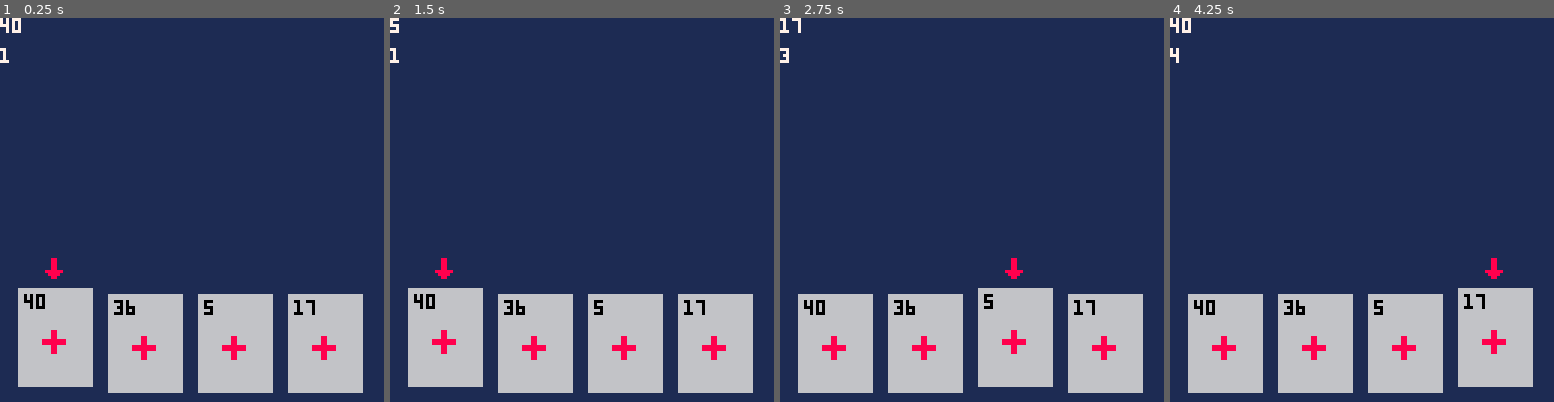
Above: before the commit, frames 1-4 (left to right).
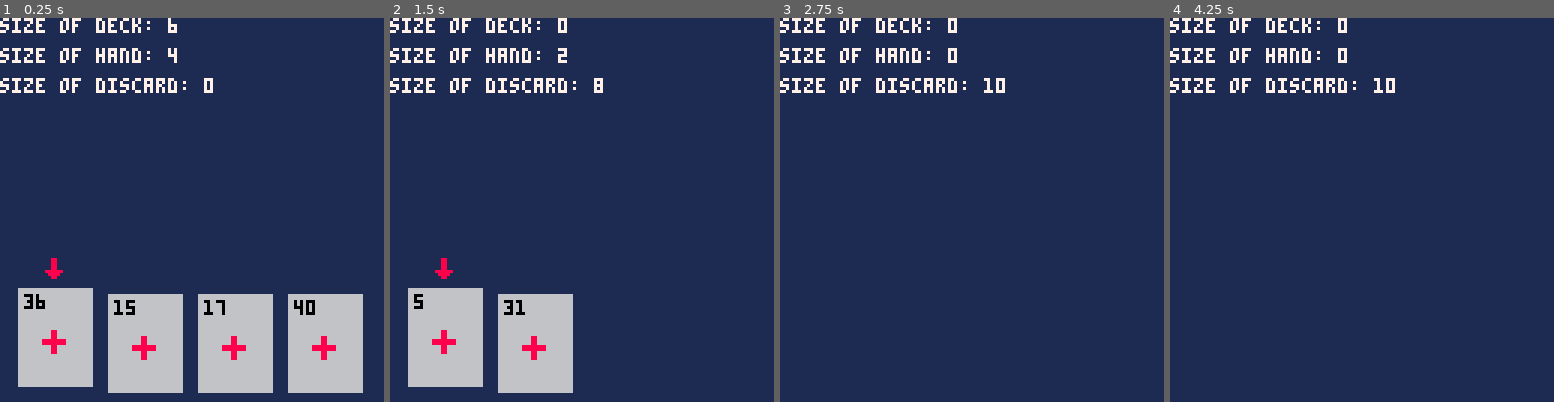
Above: after the commit, the same moments.

Repository: camden/minidom
Game: PICO-8 cartridge dom.p8
Two runs of this game, one before a commit and one after it. Both use one fixed random seed, a clock stepped at 60 frames per second and the inputs below.
Inputs:
- Up to frame 1 (0.25 s): no input
- Up to frame 2 (1.5 s): tap X (X key) at 0.33, 1.07 s
- Up to frame 3 (2.75 s): hold Right 1.6-2.1 s; tap X (X key) at 1.85 s; hold Right from 2.47 s (still down)
- Up to frame 4 (4.25 s): tap X (X key) at 2.97, 4.08 s; release Right at 3.03 s; hold Left 3.08-3.58 s; hold Right from 4.02 s (still down)

The runs differ from the first frame. In frame 1, 2.4% of the frame differs, in the area x 0-82%, y 0-78%; in frame 2, 12%; in frame 3, 22%, in the area x 0-95%, y 0-98%; in frame 4, 22%.

Commit message:
drawing + discarding

Diff:
--- a/dom.p8
+++ b/dom.p8
@@ -30,9 +30,10 @@
 end
 
 function _update()
-  -- print next card
+
   if btnp(5) then
-    deck_idx = nextidx(deck_idx, len(deck))
+    discard_hand()
+    draw_cards_from_deck()
   end
 
   if btnp(0) then
@@ -43,13 +44,9 @@
     pressed_right()
   end
 
-  local cur_card = deck[deck_idx]
-
-  if cur_card then
-    dbg1 = cur_card.value
-  end
-
-  dbg2 = selected_card_in_hand
+  dbg1 = 'size of deck: ' .. len(deck)
+  dbg2 = 'size of hand: ' .. len(hand)
+  dbg3 = 'size of discard: ' .. len(discard_pile)
 end
 
 function _draw()
@@ -73,7 +70,7 @@
 function paint_hand()
   for i = 1,max_hand_size do
     local card = hand[i]
-    paint_card(card, i)
+    if (card) then paint_card(card, i) end
   end
 end
 
@@ -114,7 +111,7 @@
 -- game functions ---------------------------------------------
 
 function put_cards_in_deck()
-  for i = 1,5 do
+  for i = 1,10 do
     local c = make_card()
     add(deck, c)
   end
@@ -122,9 +119,29 @@
 
 function draw_cards_from_deck()
   deck = shuffle(deck)
+  local cards_to_del = {}
+
   for i = 1,max_hand_size do
     local c = deck[i]
     add(hand, c)
+    add(cards_to_del, c)
+  end
+
+  for c_to_del in all(cards_to_del) do
+    del(deck, c_to_del)
+  end
+end
+
+function discard_hand()
+  local cards_to_del = {}
+
+  for card in all(hand) do
+    add(discard_pile, card)
+    add(cards_to_del, card)
+  end
+
+  for c_to_del in all(cards_to_del) do
+    del(hand, c_to_del)
   end
 end
 
